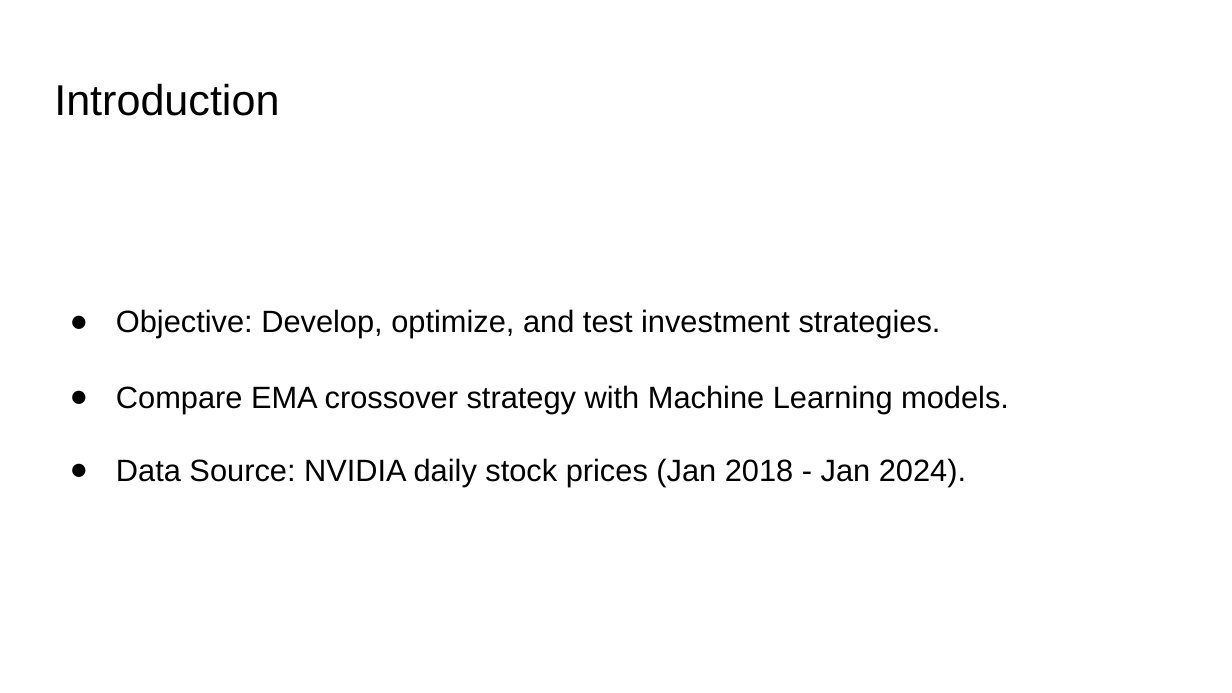
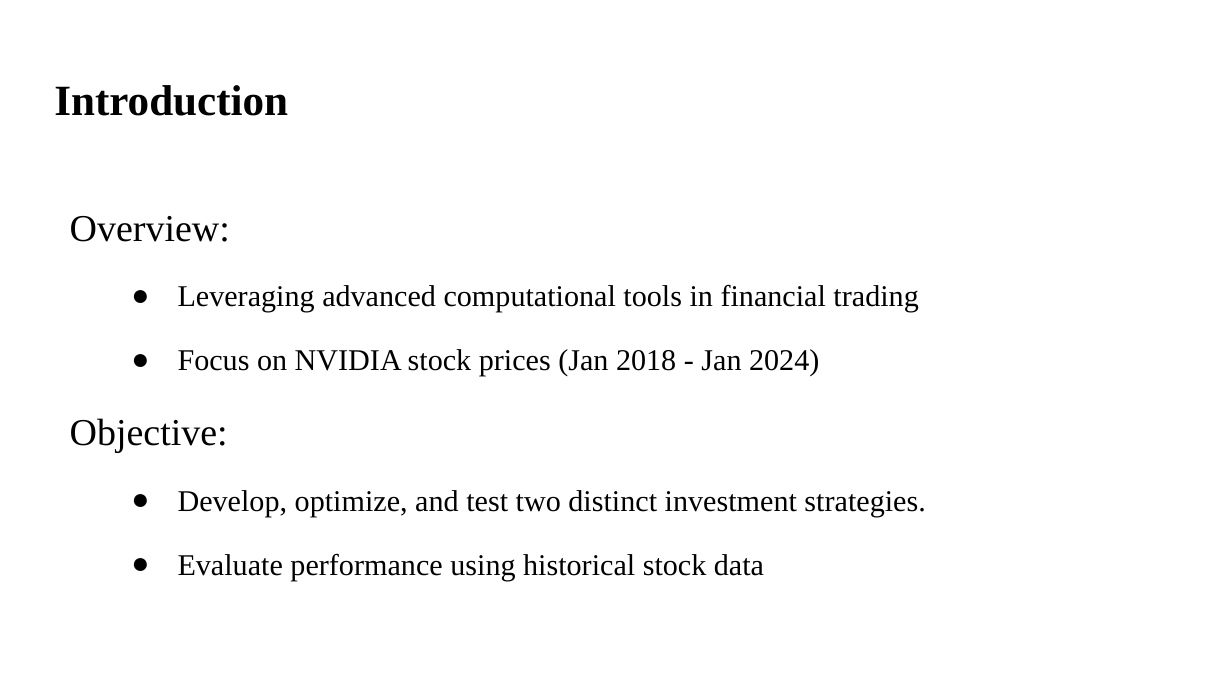
Before and after one commit to astronaut505/tradingtroll, a slide deck: slide 2 of BuyorBye.pptx. Drawn at 1232x693 pixels with LibreOffice and Linux fonts; fonts in the diff are those of the drawing. Boxes give left, top, right and bottom in pixels: in the first picture for what was removed or moved away, otherwise in the second. Text is boxed around its words. In the diff, an @@ line names an element or a change of style, - is before the commit and + after.

```diff
--- a/BuyorBye.pptx
+++ b/BuyorBye.pptx
@@ title "Introduction" at box(54, 85, 288, 116): font Arial to Times New Roman, bold on @@
@@ text at box(70, 216, 925, 580): text changed; size 18 to 17.6 pt; font Arial to Times New Roman @@
-● Objective: Develop, optimize, and test investment strategies.
-● Compare EMA crossover strategy with Machine Learning models.
-● Data Source: NVIDIA daily stock prices (Jan 2018 - Jan 2024).
+Overview:
+  ● Leveraging advanced computational tools in financial trading
+  ● Focus on NVIDIA stock prices (Jan 2018 - Jan 2024)
+Objective:
+  ● Develop, optimize, and test two distinct investment strategies.
+  ● Evaluate performance using historical stock data
```
Also in this commit, not shown: 7 other slides changed, 3 slides added, 1 slide removed, 2 other files.
